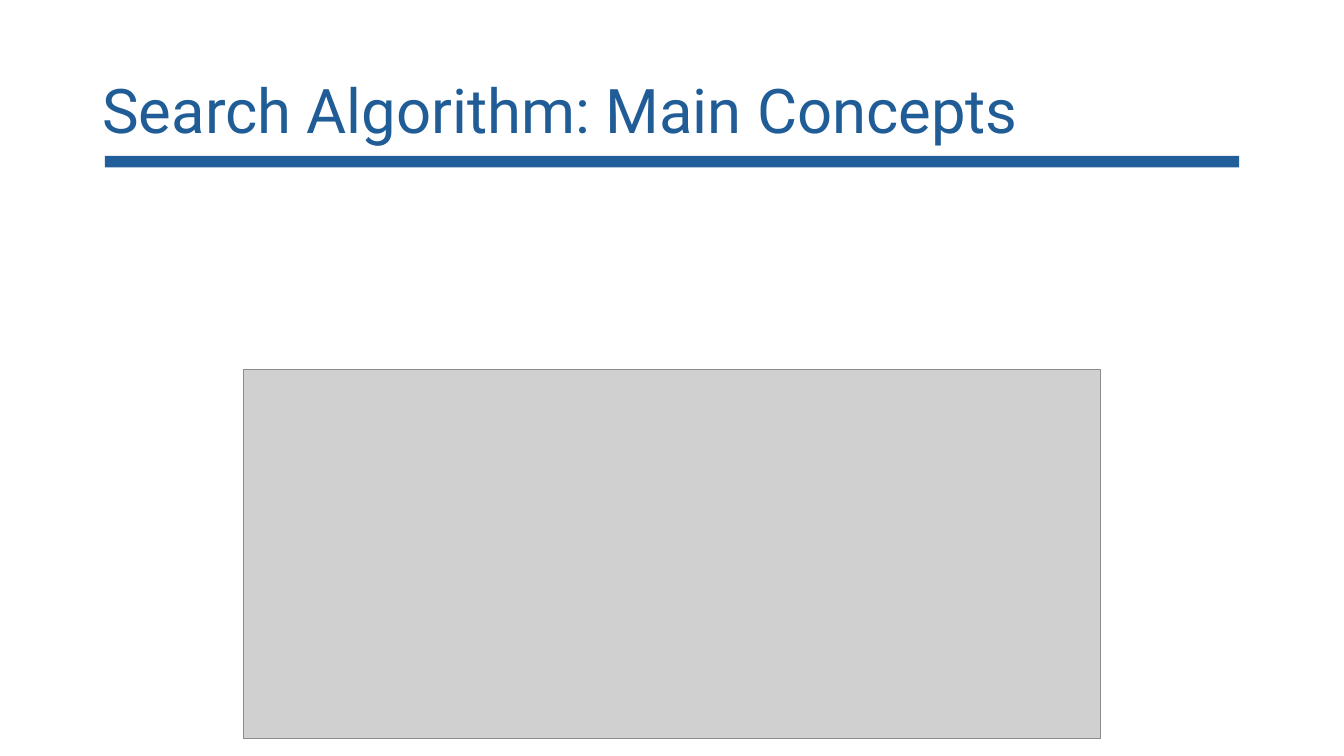
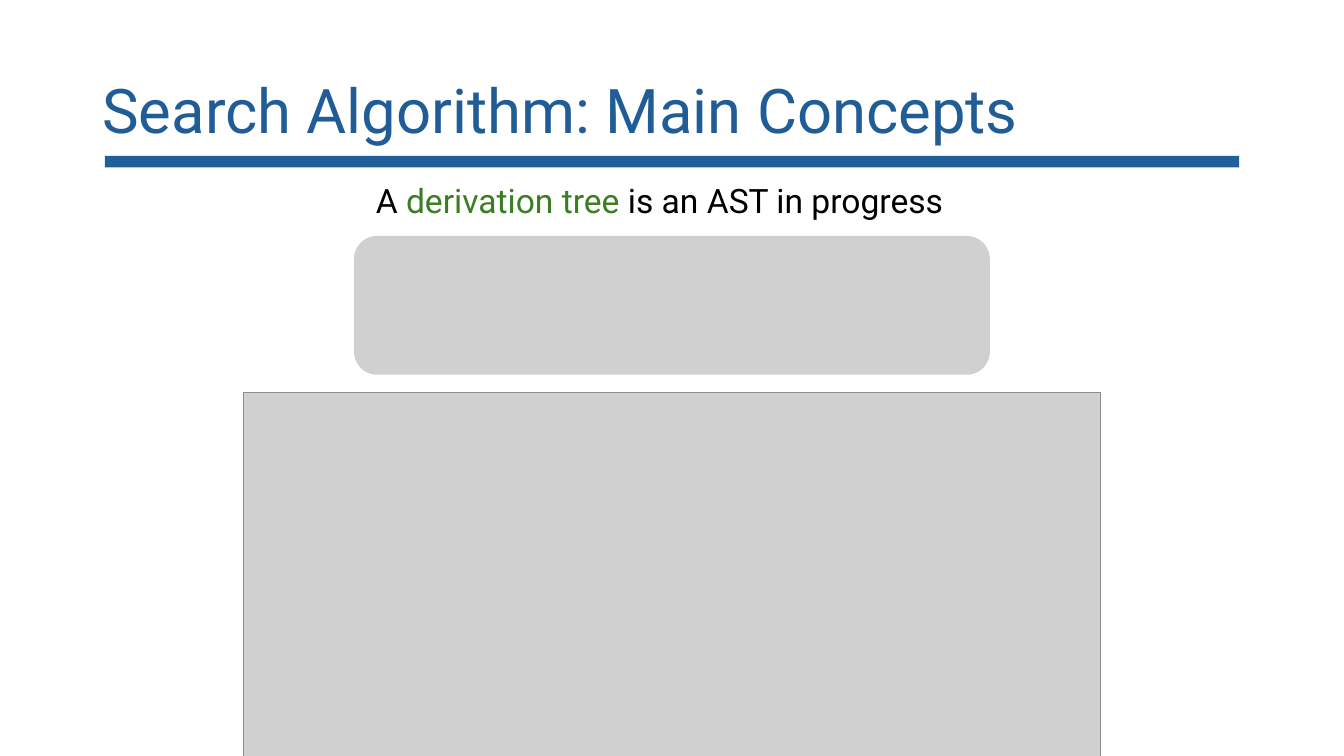
Before and after one commit to lorchrob/goblin_slides, a slide deck: slide 52 of goblin_slides.pptx. Drawn at 1344x756 pixels with LibreOffice and Linux fonts; fonts in the diff are those of the drawing; grey boxes stand for pictures. Boxes give left, top, right and bottom in pixels: in the first picture for what was removed or moved away, otherwise in the second. Text is boxed around its words. In the diff, an @@ line names an element or a change of style, - is before the commit and + after.

```diff
--- a/goblin_slides.pptx
+++ b/goblin_slides.pptx
@@ text added at (x1=376, y1=187, x2=943, y2=220), 24 pt, text #000000 @@
+A derivation tree is an AST in progress
@@ picture added at (x1=354, y1=236, x2=990, y2=375) @@
@@ picture resized from (x1=244, y1=370, x2=1101, y2=739) to (x1=244, y1=392, x2=1101, y2=756) @@
```
Also in this commit, not shown: 7 other slides changed.
